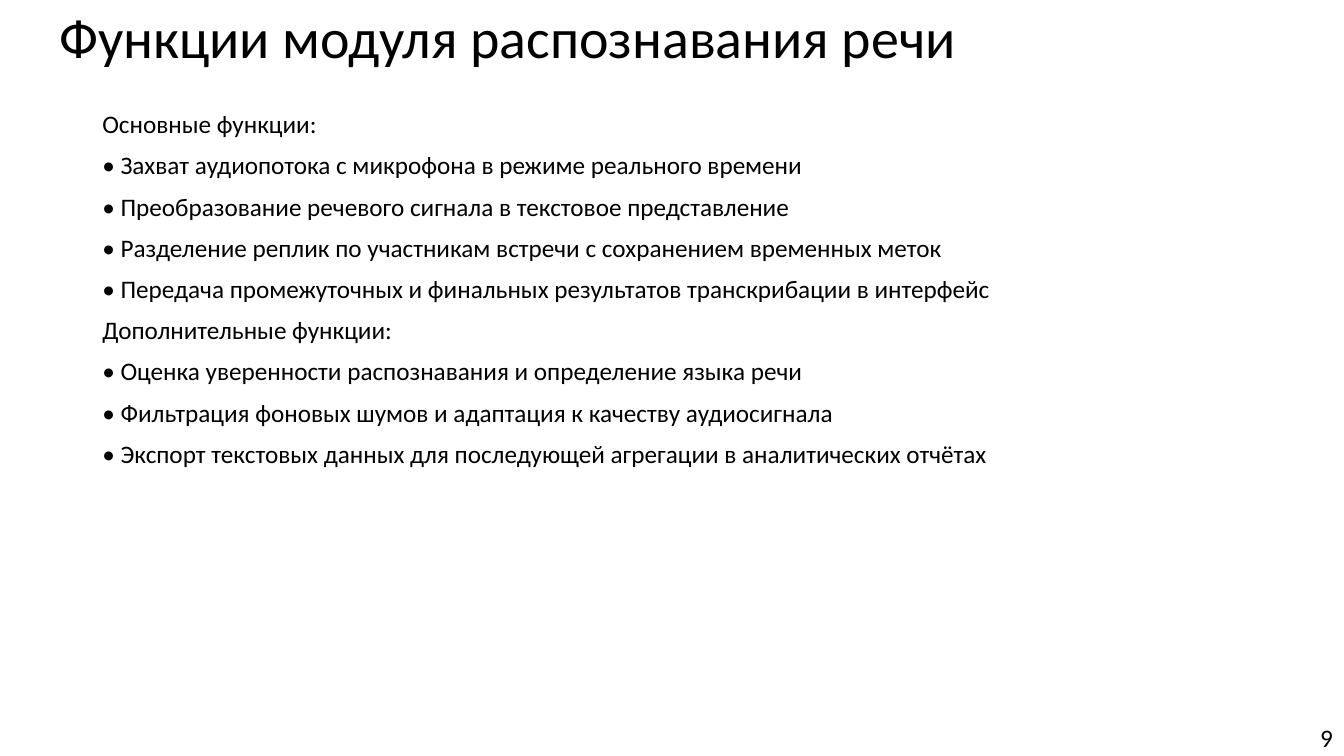
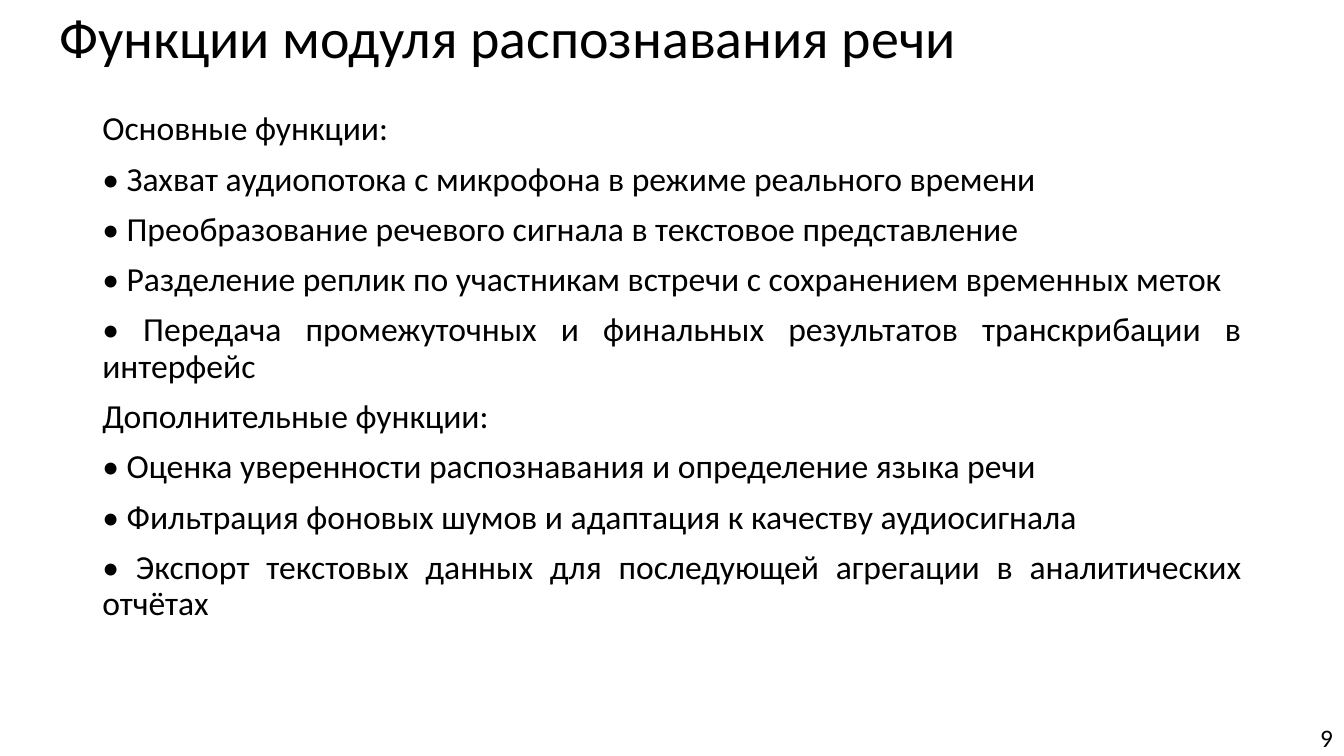
Before and after one commit to Hetsunya/diplom, a slide deck: slide 9 of вкр/практика/презентация по_преддипломной_практике_Демьянцев_Виталий_Владиславович_606_22.pptx. Drawn at 1344x756 pixels with LibreOffice and Linux fonts; fonts in the diff are those of the drawing. Boxes give left, top, right and bottom in pixels: in the first picture for what was removed or moved away, otherwise in the second. Text is boxed around its words. In the diff, an @@ line names an element or a change of style, - is before the commit and + after.

Commit message:
текст больше сделал

```diff
--- a/вкр/практика/презентация по_преддипломной_практике_Демьянцев_Виталий_Владиславович_606_22.pptx
+++ b/вкр/практика/презентация по_преддипломной_практике_Демьянцев_Виталий_Владиславович_606_22.pptx
@@ text "Основные функции:" at [102,117,1241,616]: size 18 to 24 pt @@
```
Also in this commit, not shown: 5 other slides changed, 3 other files.
